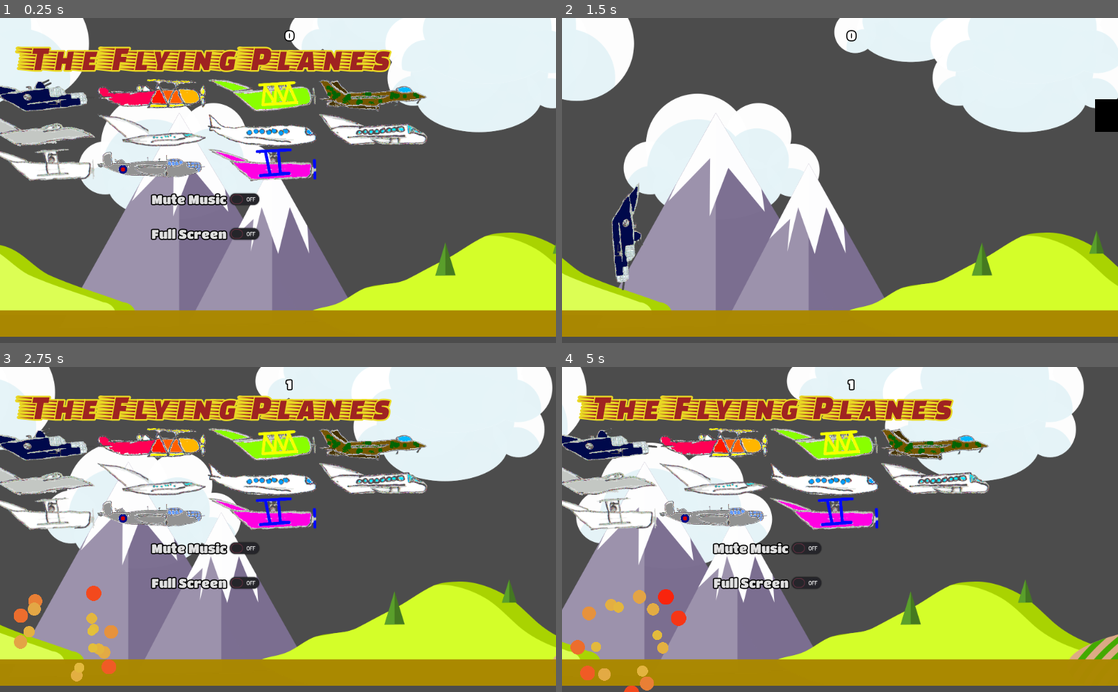
Above: before the commit, frames 1-4 (two rows, left to right).
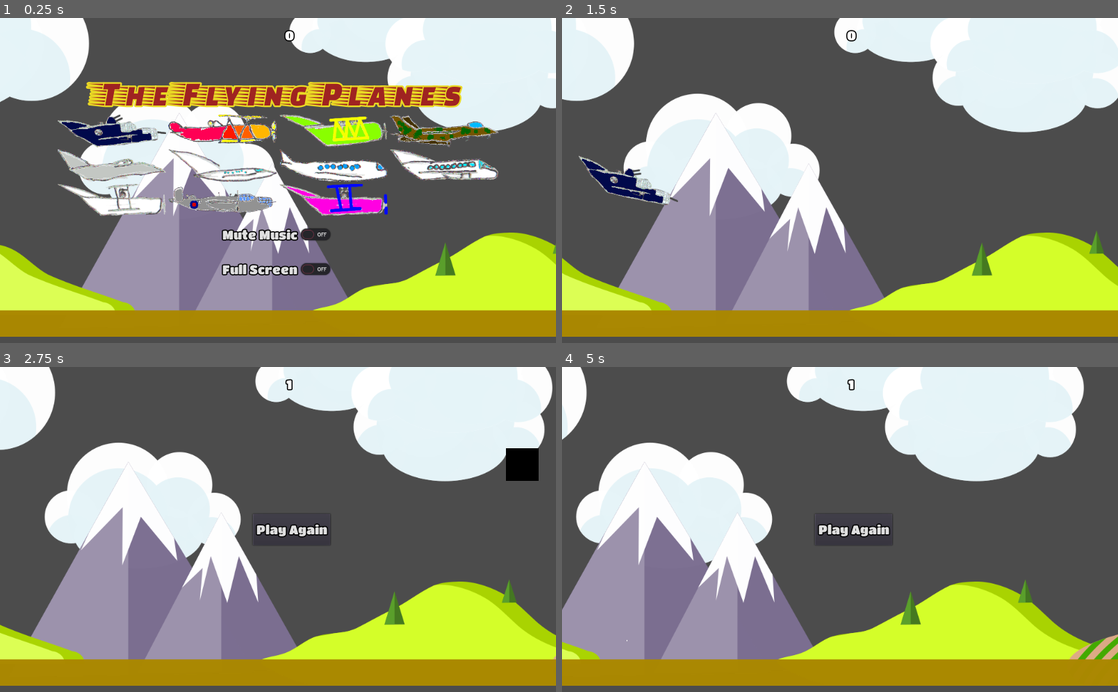
Above: after the commit, the same moments.

Repository: the-g-force/FamJam-October2020
Game: Godot game, scene res://src/Level.tscn
Same seed, same stepped clock (60 frames per second), same inputs: the game is played once before the commit and once after it.
Inputs (mouse positions are in pixels of both pictures, inside the frame that each line leads up to):
- Up to frame 1 (0.25 s): no input
- Up to frame 2 (1.5 s): click (600, 96) at 0.52 s; click (673, 131) at 1.27 s
- Up to frame 3 (2.75 s): click (289, 529) at 2 s, where only the run before the commit has a clickable "Play Again"
- Up to frame 4 (5 s): click (851, 529) at 2.75 s, where only the run after the commit has a clickable "Play Again"; click (784, 480) at 3.52 s; click (851, 529) at 4.25 s, where only the run before the commit has a clickable "Play Again"

The runs differ from the first frame. In frame 1, 26% of the frame differs, in the area x 0-90%, y 8-80%; in frame 2, 2.3%; in frame 3, 18%; in frame 4, 17%.

Commit message:
Hide HUD in main menu view

Diff:
--- a/project/src/Level.gd
+++ b/project/src/Level.gd
@@ -12,6 +12,7 @@
 onready var _obstacle_timer := $ObstacleTimer
 onready var _game_over := $GameOver
 onready var _airplane_selection := $AirplaneSelection
+onready var _hud := $HUD
 
 
 func _process(delta):
@@ -52,6 +53,7 @@
 
 
 func _on_GameOver_play_again():
+	_hud.visible = false
 	for obstacle in _obstacles.get_children():
 		_obstacles.remove_child(obstacle)
 	_game_over.visible = false
@@ -60,6 +62,7 @@
 
 func _on_AirplaneSelection_airplane_selected(texture):
 	Score.score = 0
+	_hud.visible = true
 	_airplane_selection.visible = false
 	_player = PlayerScene.instance()
 	_player.set_image(texture)
--- a/project/src/Level.tscn
+++ b/project/src/Level.tscn
@@ -45,10 +45,8 @@
 margin_bottom = 309.139
 
 [node name="AirplaneSelection" parent="." instance=ExtResource( 6 )]
-margin_left = 380.546
-margin_top = 235.463
-margin_right = 380.546
-margin_bottom = 235.463
+margin_right = 1024.0
+margin_bottom = 600.0
 
 [node name="Music" type="AudioStreamPlayer" parent="."]
 stream = ExtResource( 1 )
